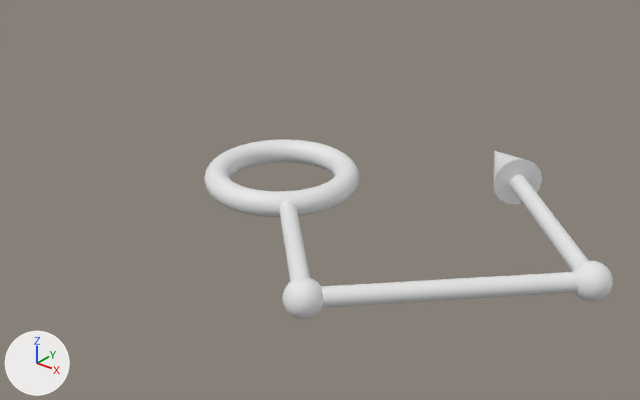
The OBJ model Assets/Modules/Azure/Assets/Arrows/Arrow-135.obj: old version first, new version second.
Camera for both pictures: a 50 mm camera at (3.3, -3.75, 2.25) aimed at (0.21, 0.11, -0.15). Arrows for +X, +Y and +Z are at lower left; the lights stay in place. Where no turn or scale is listed for an object, it has been applied to the vertices. Vertices at the same position are counted once.

The scene before the commit, as lines of its bpy script (objects in view):
```python
me_arrow_135 = bpy.data.meshes.new('Arrow-135')
me_arrow_135.from_pydata(...)  # 3267 vertices, 3143 faces; spans x -0.47..2.1, y -1.1..1.18, z -0.15..0.15
ob_arrow_135 = bpy.data.objects.new('Arrow-135', me_arrow_135)
ob_arrow_135.location = (0.0, 0.0, 0.0)
```
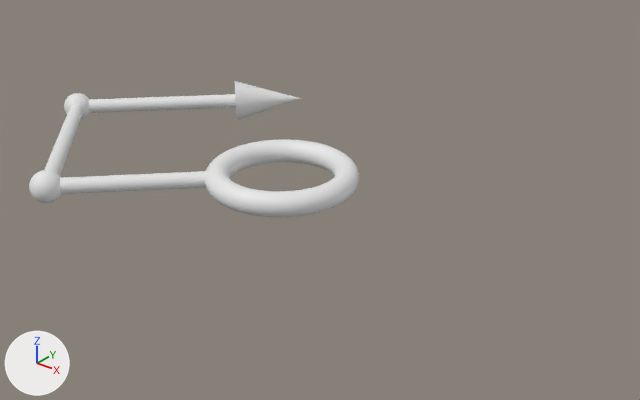
Where the change shows, as pixel boxes [x1, y1, x2, y2] in the pictures (640 x 400 px; the box of a moved part takes in the faces that stretch with it):
'Arrow-135', reshaped (19% narrower, 24% shorter)
    before: [204, 139, 613, 319]
    after: [29, 81, 359, 217]
part 1 of me_arrow_135, moved or reshaped
    before: [279, 201, 578, 308]
    after: [44, 104, 207, 194]
part 2 of me_arrow_135, moved or reshaped
    before: [510, 175, 589, 272]
    after: [89, 94, 236, 113]
part 3 of me_arrow_135, moved or reshaped
    before: [494, 151, 542, 204]
    after: [234, 81, 301, 121]
part 4 of me_arrow_135, added
    after: [29, 170, 62, 203]
part 5 of me_arrow_135, added
    after: [64, 93, 90, 120]
part 6 of me_arrow_135, deleted
    before: [573, 261, 613, 302]
part 7 of me_arrow_135, deleted
    before: [282, 277, 323, 319]

The change, as a list of edits to the scene's bpy script:
```text
Change me_arrow_135:
    used by ob_arrow_135; location = (0.0, 0.0, 0.0)
    remove me_arrow_135.from_pydata(...)  # 3267 vertices, 3143 faces; spans x -0.47..2.1, y -1.1..1.18, z -0.15..0.15
    add me_arrow_135.from_pydata(...)  # 3265 vertices, 3143 faces; spans x -2.1..0.47, y -1.1..1.18, z -0.15..0.15
    me_arrow_135 part 1: the loose piece of 126 vertices spanning x 0.25..2.04, y -1.04..0.04, z -0.05..0.05 is turned -180 degrees about the y axis through the mesh origin
    me_arrow_135 part 2: the loose piece of 64 vertices spanning x 0.96..2.04, y -0.04..1.04, z -0.05..0.05 is turned -180 degrees about the y axis through the mesh origin
    me_arrow_135 part 3: the loose piece of 33 vertices spanning x 0.82..1.28, y 0.72..1.18, z -0.15..0.15 is turned 180 degrees about the y axis through the mesh origin
    me_arrow_135 part 4: a new loose piece of 1009 vertices spanning x -1.1..-0.9, y -1.1..-0.9, z -0.1..0.1
    me_arrow_135 part 5: a new loose piece of 1009 vertices spanning x -2.1..-1.9, y -0.1..0.1, z -0.1..0.1
    me_arrow_135 part 6: the loose piece of 1010 vertices spanning x 1.9..2.1, y -0.1..0.1, z -0.1..0.1 is deleted
    me_arrow_135 part 7: the loose piece of 1010 vertices spanning x 0.9..1.1, y -1.1..-0.9, z -0.1..0.1 is deleted
```
